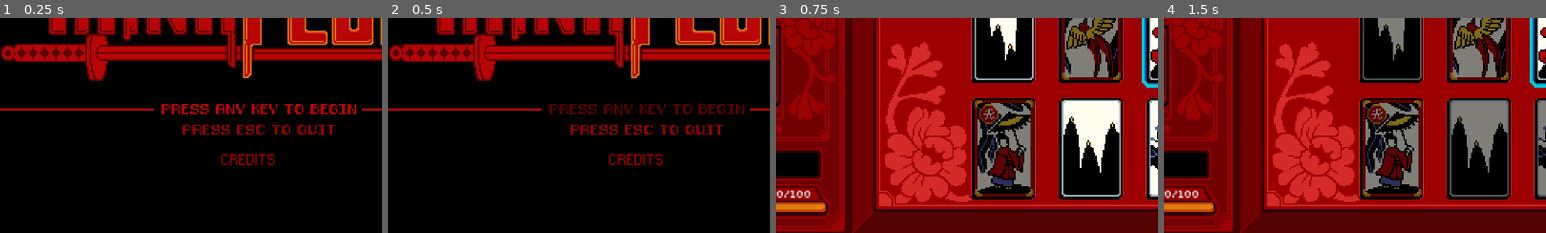
Above: before the commit, frames 1-4 (left to right).
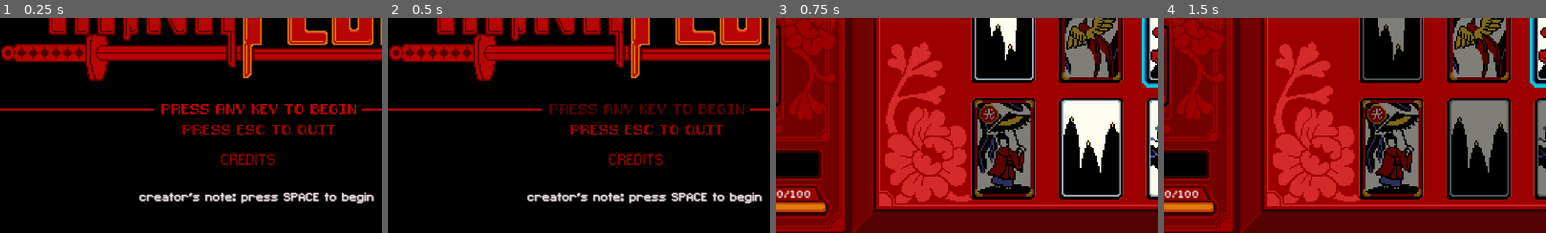
Above: after the commit, the same moments.

Repository: brokenintercom/ECS179-Hanafueda
Game: Godot game, scene res://scenes/scene_manager.tscn
Same seed, same stepped clock (60 frames per second), same inputs: the game is played once before the commit and once after it.
Inputs (mouse positions are % of the whole screen's width and height, from its top left):
- Up to frame 1 (0.25 s): no input
- Up to frame 2 (0.5 s): no input
- Up to frame 3 (0.75 s): tap Space (play) at 0.5 s; move the mouse to (72, 45) at 0.52 s; press the mouse at (72, 45) at 0.53 s
- Up to frame 4 (1.5 s): release the mouse at (72, 45) at 1.25 s; click (17, 39) at 1.25 s
The pictures show only the part of the screen within x 16-66%, y 50-100%; the shares and areas given below are measured in that part.

The runs differ from the first frame. In frame 1, 1.6% of the frame differs, in the area x 36-98%, y 80-87%; in frame 2, 1.6%; in frame 3, nothing differs; in frame 4, nothing differs.

Commit message:
added creator's comment to let player know to press space to play

Diff:
--- a/scenes/title_screen.tscn
+++ b/scenes/title_screen.tscn
@@ -89,4 +89,17 @@
 theme_override_styles/normal = SubResource("StyleBoxFlat_36gbu")
 text = "CREDITS"
 
+[node name="Label" type="Label" parent="."]
+z_index = 2
+offset_left = 660.0
+offset_top = 969.0
+offset_right = 1251.0
+offset_bottom = 1009.0
+theme_override_colors/font_color = Color(0.91362, 0.854645, 0.888378, 1)
+theme_override_colors/font_shadow_color = Color(0.913725, 0.854902, 0.890196, 1)
+theme_override_colors/font_outline_color = Color(0.913725, 0.854902, 0.890196, 1)
+theme_override_fonts/font = ExtResource("6_gwcym")
+theme_override_font_sizes/font_size = 40
+text = "creator's note: press SPACE to begin"
+
 [connection signal="pressed" from="Button" to="." method="_on_button_pressed"]
